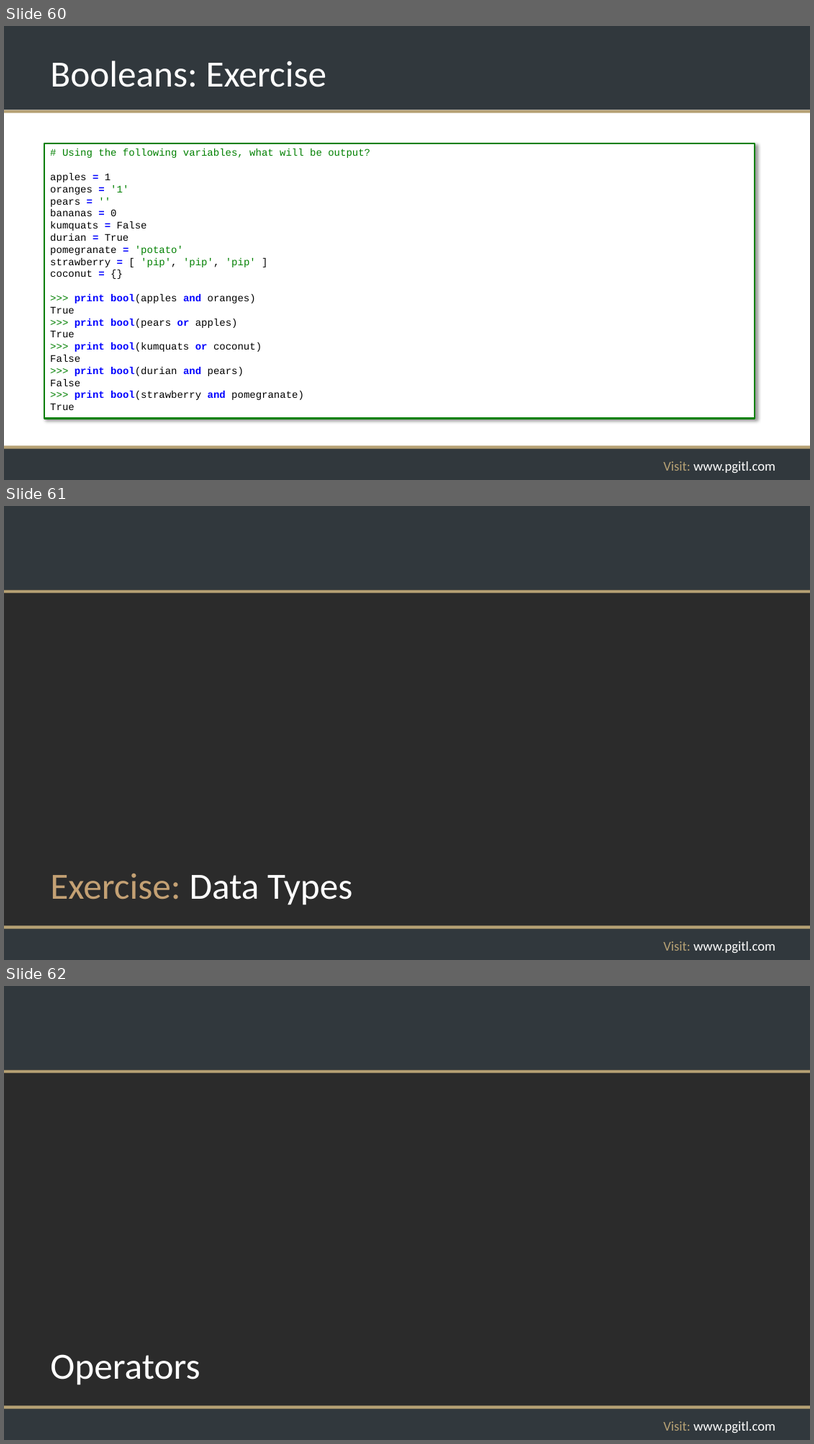
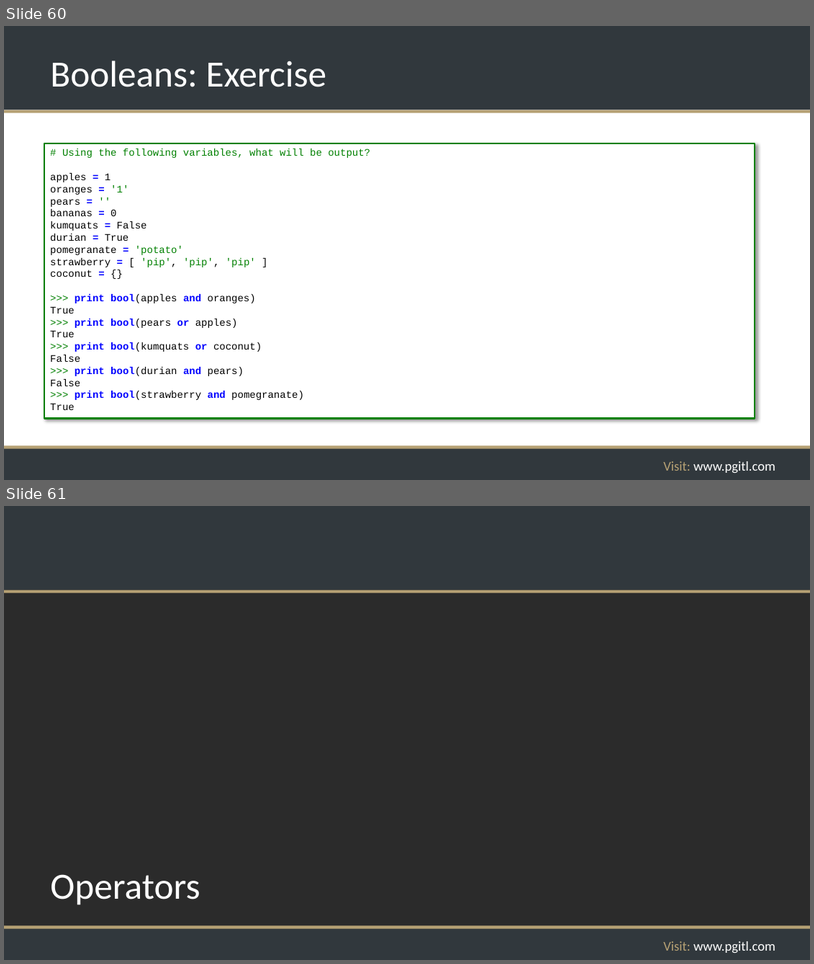
Before and after one commit to rikkouri/project-a, a slide deck: Programming Foundations.pptx. Shown one above the other, each under a label of ours: slides 60, 61 and 62 before the commit, slides 60 and 61 after it. The pictures are 814x1444 and 814x964 pixels, drawn with LibreOffice and Linux fonts; fonts in the diff are those of the drawing; background and template pictures are left out; a plain dark background stands for a picture behind light text. Boxes give left, top, right and bottom in pixels: in the first picture for what was removed or moved away, otherwise in the second. Text is boxed around its words. In the diff, an @@ line names an element or a change of style, - is before the commit and + after.

```diff
--- a/Programming Foundations.pptx
+++ b/Programming Foundations.pptx
@@ slide 61 removed at box(4, 506, 810, 960), background picture (left out); not listed: 5 template elements that a slide beside it also shows @@
@@ title removed at box(50, 873, 352, 905) @@
-Exercise: Data Types
@@ what was slide 62 is now slide 61 @@
```
Also in this commit, not shown: 3 slides changed, 1 slide added, 1 other slide removed.
